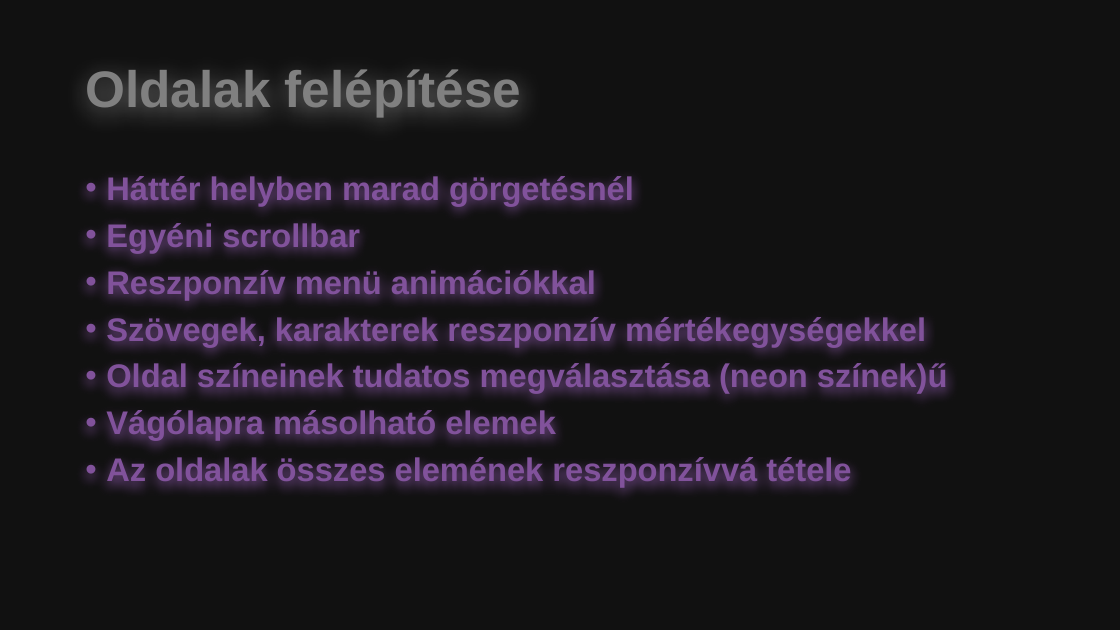
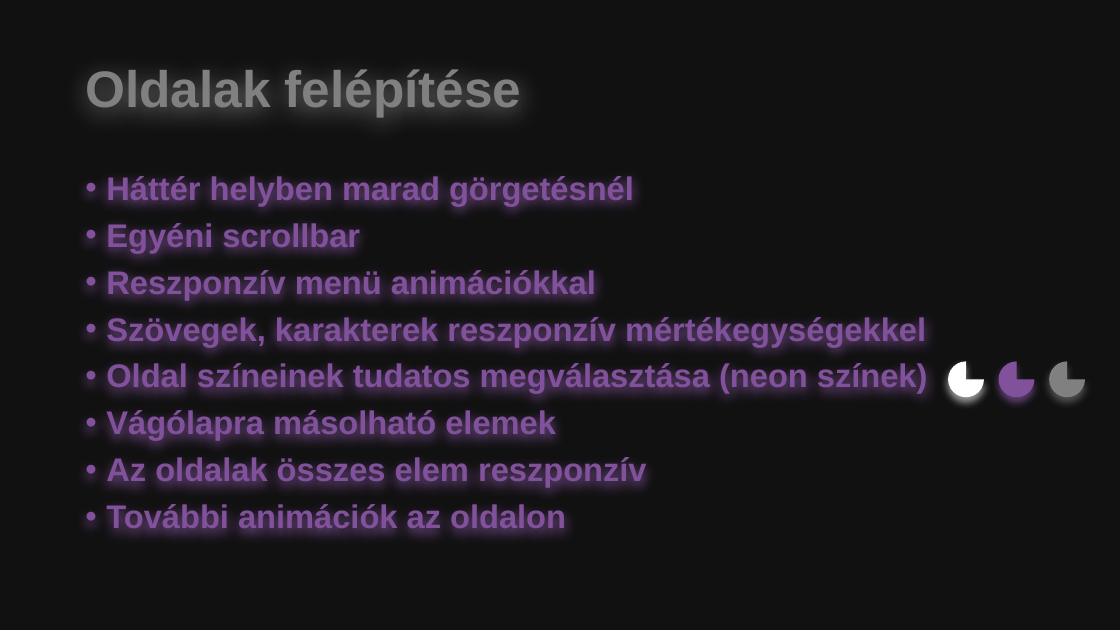
Before and after one commit to K054D/projekt1, a slide deck: slide 3 of projekt1_acs_kosa_toth.pptx. Drawn at 1120x630 pixels with LibreOffice and Linux fonts; fonts in the diff are those of the drawing. Boxes give left, top, right and bottom in pixels: in the first picture for what was removed or moved away, otherwise in the second. Text is boxed around its words. In the diff, an @@ line names an element or a change of style, - is before the commit and + after.

```diff
--- a/projekt1_acs_kosa_toth.pptx
+++ b/projekt1_acs_kosa_toth.pptx
@@ text at (106,361,928,393): text changed @@
-• Oldal színeinek tudatos megválasztása (neon színek)ű
+• Oldal színeinek tudatos megválasztása (neon színek)
@@ pie slice (boxed as its full ellipse) added at (949,361,985,397), fill #FFFFFF @@
@@ pie slice (boxed as its full ellipse) added at (999,361,1035,397), fill #81529B @@
@@ pie slice (boxed as its full ellipse) added at (1049,361,1086,397), fill #808080 @@
@@ text at (106,455,647,534): text changed @@
-• Az oldalak összes elemének reszponzívvá tétele
+• Az oldalak összes elem reszponzív
+• További animációk az oldalon
```
Also in this commit, not shown: 1 other slide changed, 1 slide added, 3 other files.
